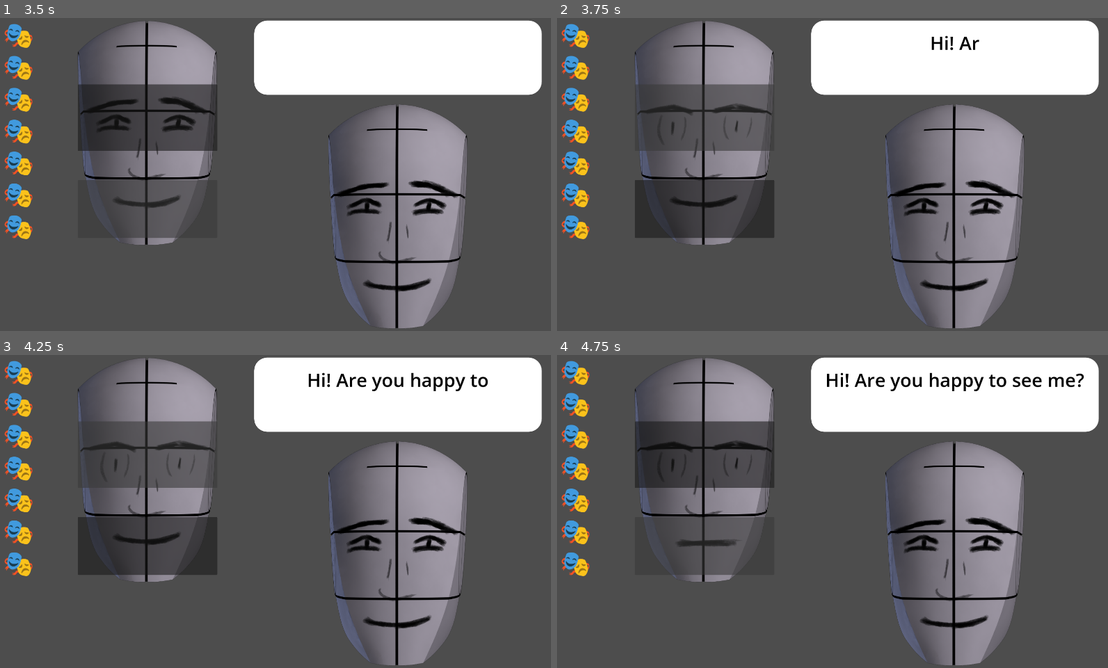
Above: before the commit, frames 1-4 (two rows, left to right).
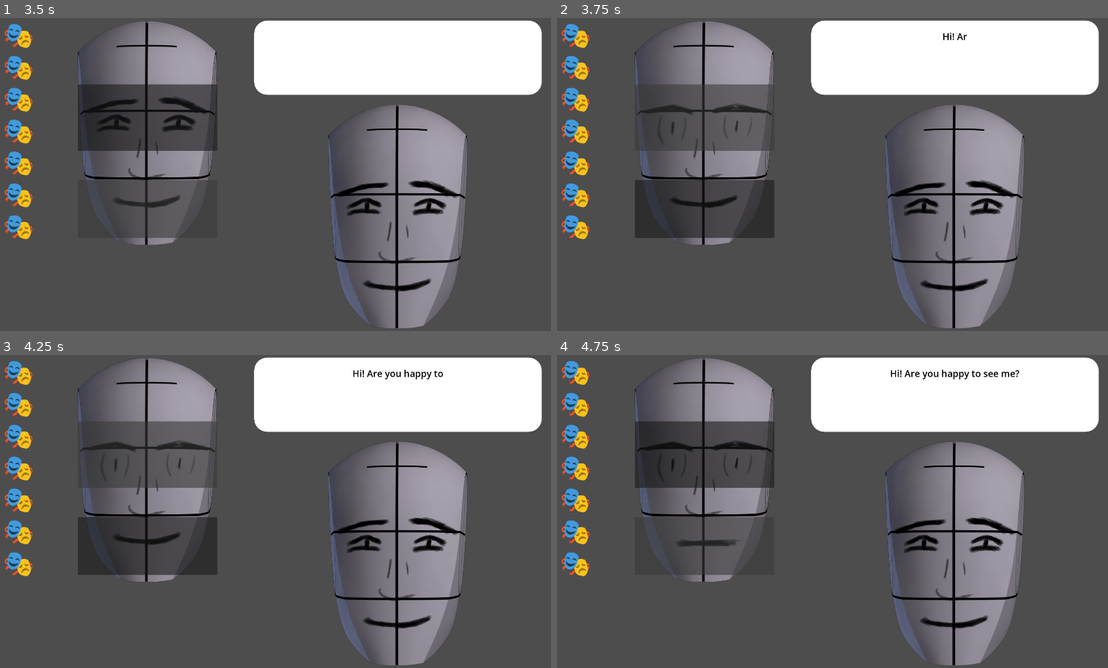
Above: after the commit, the same moments.

Repository: njamster/masking
Game: Godot game, scene res://levels/level_01.tscn
Two runs of this game, one before a commit and one after it. Both use one fixed random seed, a clock stepped at 60 frames per second and the inputs below.
Inputs (mouse positions are in pixels of both pictures, inside the frame that each line leads up to):
- Up to frame 1 (3.5 s): click (148, 118) at 0.5 s; click (148, 208) at 1.25 s; click (148, 118) at 2 s; click (148, 208) at 2.75 s
- Up to frame 2 (3.75 s): click (705, 118) at 3.5 s
- Up to frame 3 (4.25 s): no input
- Up to frame 4 (4.75 s): click (705, 545) at 4.25 s

Frame 1 is identical in both runs. In frame 2, 0.2% of the frame differs, in the area x 67-77%, y 4-11%; in frame 3, 0.7%; in frame 4, 1.0%, in the area x 48-96%, y 4-12%.

Commit message:
decrease font size

Diff:
--- a/levels/level_01.tscn
+++ b/levels/level_01.tscn
@@ -67,8 +67,11 @@
 [node name="Dialog" type="RichTextLabel" parent="OuterMargin/HBox/Player/Bubble/VBox" unique_id=1092376294]
 layout_mode = 2
 theme_override_colors/default_color = Color(0, 0, 0, 1)
-theme_override_font_sizes/normal_font_size = 64
-theme_override_font_sizes/bold_font_size = 64
+theme_override_font_sizes/normal_font_size = 32
+theme_override_font_sizes/bold_font_size = 32
+theme_override_font_sizes/bold_italics_font_size = 32
+theme_override_font_sizes/italics_font_size = 32
+theme_override_font_sizes/mono_font_size = 32
 bbcode_enabled = true
 text = "Test"
 fit_content = true
@@ -104,8 +107,11 @@
 [node name="Dialog" type="RichTextLabel" parent="OuterMargin/HBox/Opponent/Bubble/VBox" unique_id=851158915]
 layout_mode = 2
 theme_override_colors/default_color = Color(0, 0, 0, 1)
-theme_override_font_sizes/normal_font_size = 64
-theme_override_font_sizes/bold_font_size = 64
+theme_override_font_sizes/normal_font_size = 32
+theme_override_font_sizes/bold_font_size = 32
+theme_override_font_sizes/bold_italics_font_size = 32
+theme_override_font_sizes/italics_font_size = 32
+theme_override_font_sizes/mono_font_size = 32
 bbcode_enabled = true
 text = "Test"
 fit_content = true
